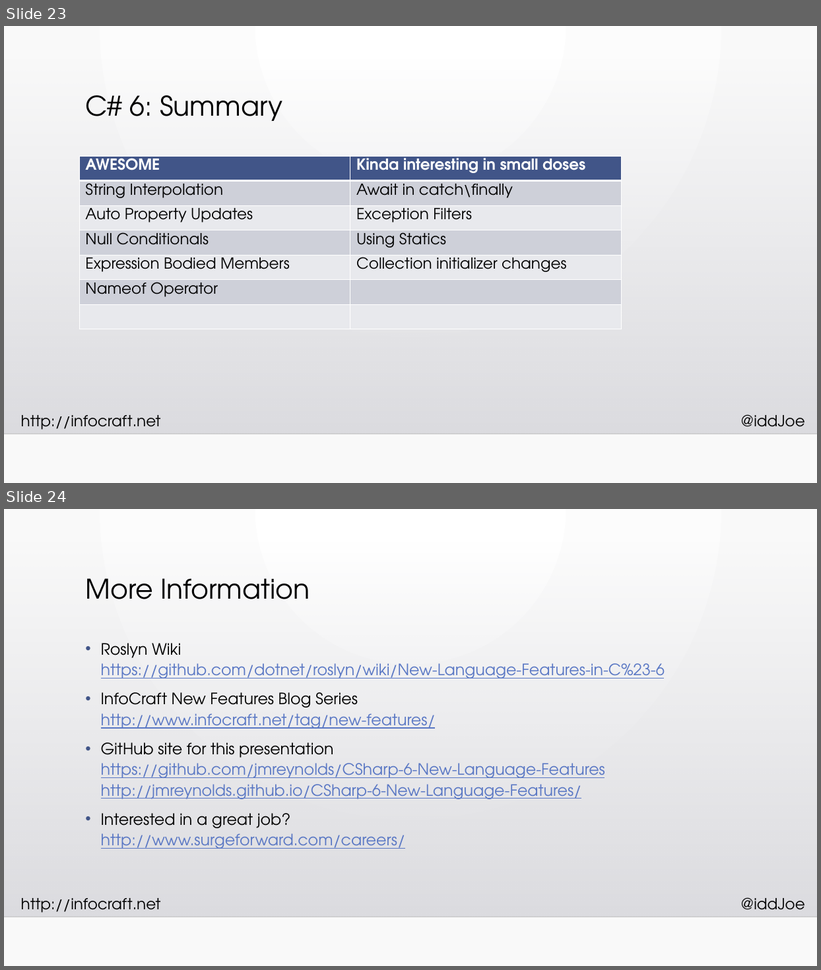
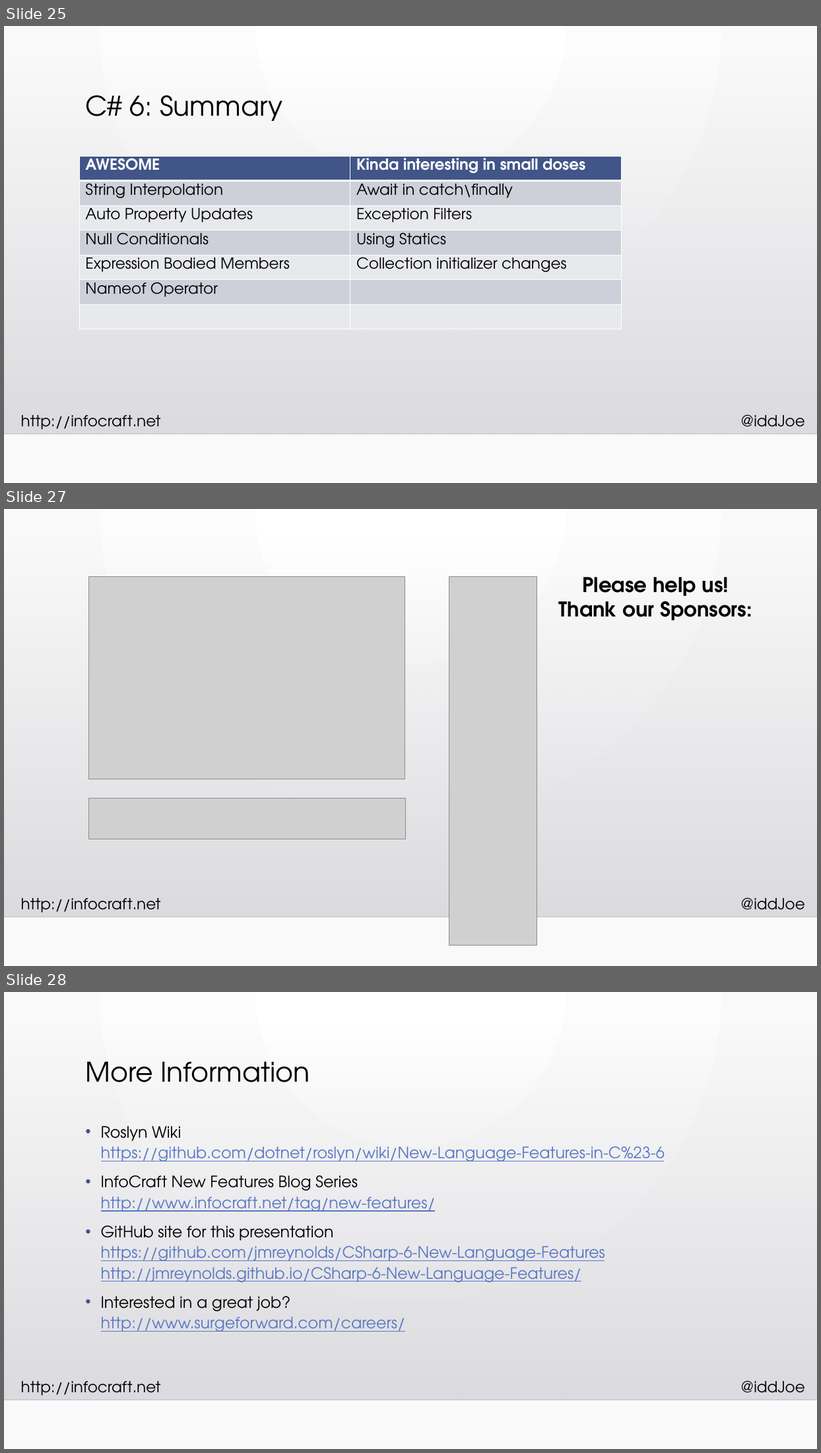
Before and after one commit to InfoCraftDotNet/CSharp-6-New-Language-Features, a slide deck: Slides/CSharp-6-New-Language-Features.pptx. Shown one above the other, each under a label of ours: slides 23 and 24 before the commit, slides 25, 27 and 28 after it; the slides between them are not shown. The pictures are 821x970 and 821x1453 pixels, drawn with LibreOffice and Linux fonts; fonts in the diff are those of the drawing; grey boxes stand for pictures; background and template pictures are left out. Boxes give left, top, right and bottom in pixels: in the first picture for what was removed or moved away, otherwise in the second. Text is boxed around its words. In the diff, an @@ line names an element or a change of style, - is before the commit and + after.

```diff
--- a/Slides/CSharp-6-New-Language-Features.pptx
+++ b/Slides/CSharp-6-New-Language-Features.pptx
@@ slide 27 added at (4,509,817,966), background gradient #FFFFFF to #FAFAFA; not listed: 4 template elements that a slide beside it also shows @@
@@ picture added at (88,577,405,779) @@
@@ picture added at (450,577,537,946) @@
@@ text added at (559,577,752,621), 24 pt, text #000000, bold @@
+Please help us!
+Thank our Sponsors:
@@ picture added at (88,799,406,840) @@
@@ what was slide 23 is now slide 25 @@
@@ what was slide 24 is now slide 28 @@
```
Also in this commit, not shown: 3 other slides added.
